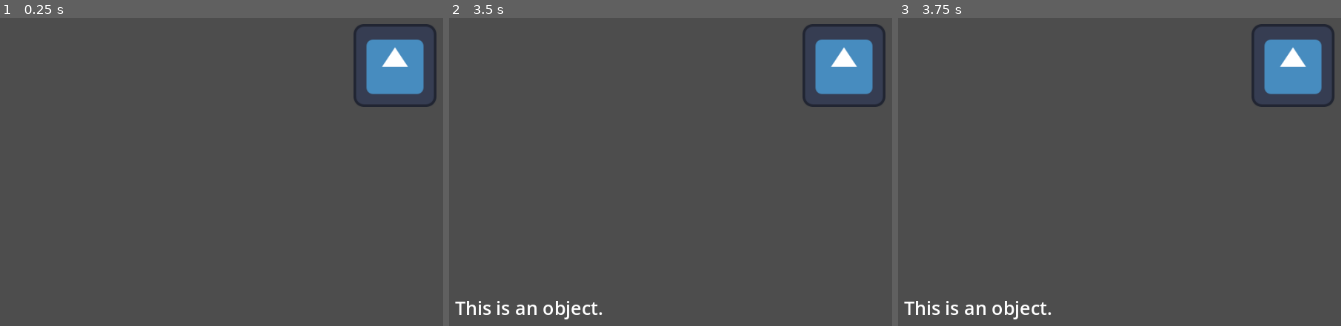
Above: before the commit, frames 1-3 (left to right).
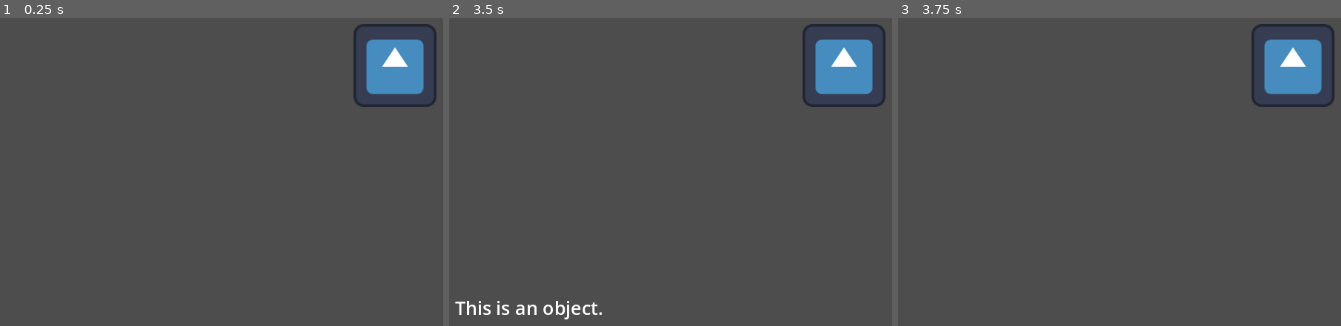
Above: after the commit, the same moments.

Repository: AEther-Frisko/point-n-click-game
Game: Godot game, scene res://shared/scenes/main.tscn
Two runs of this game, one before a commit and one after it. Both use one fixed random seed, a clock stepped at 60 frames per second and the inputs below. The engine's default icon, where the game draws it, is replaced by a stand-in: a white triangle on a blue panel in a dark square.
Inputs (mouse positions are in pixels of both pictures, inside the frame that each line leads up to):
- Up to frame 1 (0.25 s): no input
- Up to frame 2 (3.5 s): tap Enter at 0.5, 2 s; press the mouse at (843, 64) at 0.53 s; tap Space at 1.25, 2.75 s; move the mouse to (683, 91) at 1.27 s; release the mouse at (683, 91) at 1.28 s; click (683, 91) at 1.35 s; move the mouse to (outside the picture) at 2.02 s; press the mouse at (outside the picture) at 2.03 s; move the mouse to (803, 172) at 2.77 s; release the mouse at (803, 172) at 2.78 s; click (803, 172) at 2.85 s
- Up to frame 3 (3.75 s): tap Enter at 3.5 s; move the mouse to (outside the picture) at 3.52 s; press the mouse at (outside the picture) at 3.53 s

Frames 1-2 are identical in both runs. In frame 3, 0.6% of the frame differs, in the area x 1-35%, y 91-99%.

Commit message:
display text disappears after 3 seconds

Diff:
--- a/systems/ui/gui.gd
+++ b/systems/ui/gui.gd
@@ -7,3 +7,5 @@
 func _on_prop_clicked(desc: String) -> void:
 	var label = get_node("MarginContainer/Label")
 	label.text = desc
+	await get_tree().create_timer(3.0).timeout
+	label.text = ""
